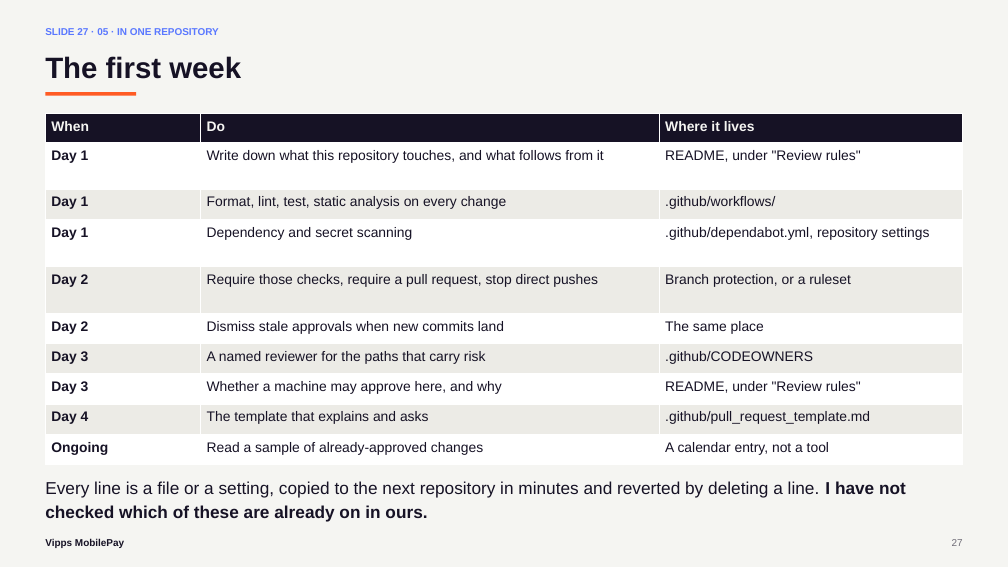
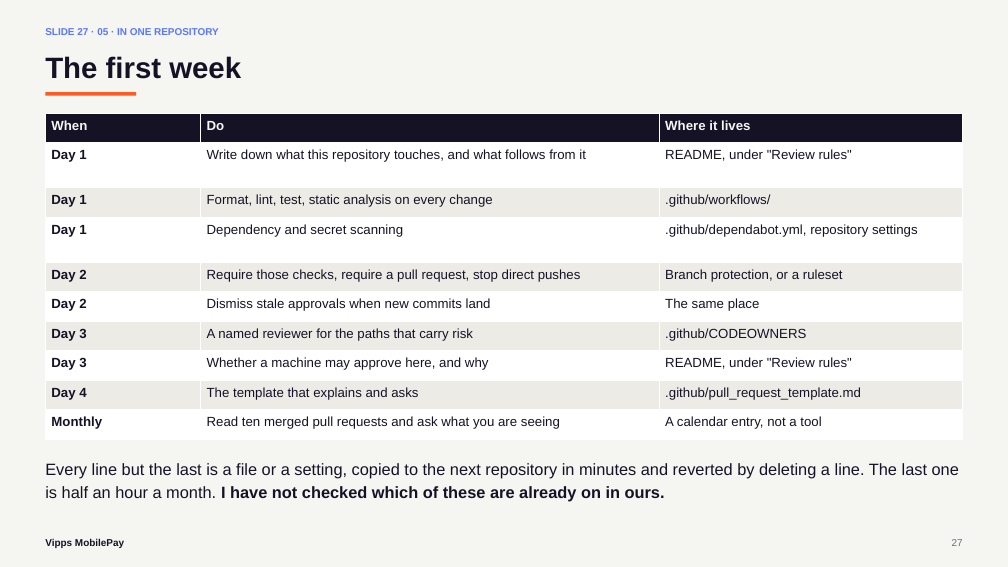
Before and after one commit to svenmalvik/buildtounderstand.org, a slide deck: slide 27 of presentations/what-is-the-second-pair-of-eyes-for-vippsmobilepay.pptx. Drawn at 1008x567 pixels with LibreOffice and Linux fonts; fonts in the diff are those of the drawing. Boxes give left, top, right and bottom in pixels: in the first picture for what was removed or moved away, otherwise in the second. Text is boxed around its words. In the diff, an @@ line names an element or a change of style, - is before the commit and + after.

```diff
--- a/presentations/what-is-the-second-pair-of-eyes-for-vippsmobilepay.pptx
+++ b/presentations/what-is-the-second-pair-of-eyes-for-vippsmobilepay.pptx
@@ table at bbox=[45, 113, 963, 439] @@
-row 10, column 1: Ongoing
+row 10, column 1: Monthly
-row 10, column 2: Read a sample of already-approved changes
+row 10, column 2: Read ten merged pull requests and ask what you are seeing
@@ size 13.2 to 12.6 pt @@
@@ text at bbox=[45, 463, 959, 501]: text changed; size 16.4 to 15.6 pt @@
-Every line is a file or a setting, copied to the next repository in minutes and reverted by deleting a line. I have not checked which of these are already on in ours.
+Every line but the last is a file or a setting, copied to the next repository in minutes and reverted by deleting a line. The last one is half an hour a month. I have not checked which of these are already on in ours.
```
Also in this commit, not shown: 4 other files.
